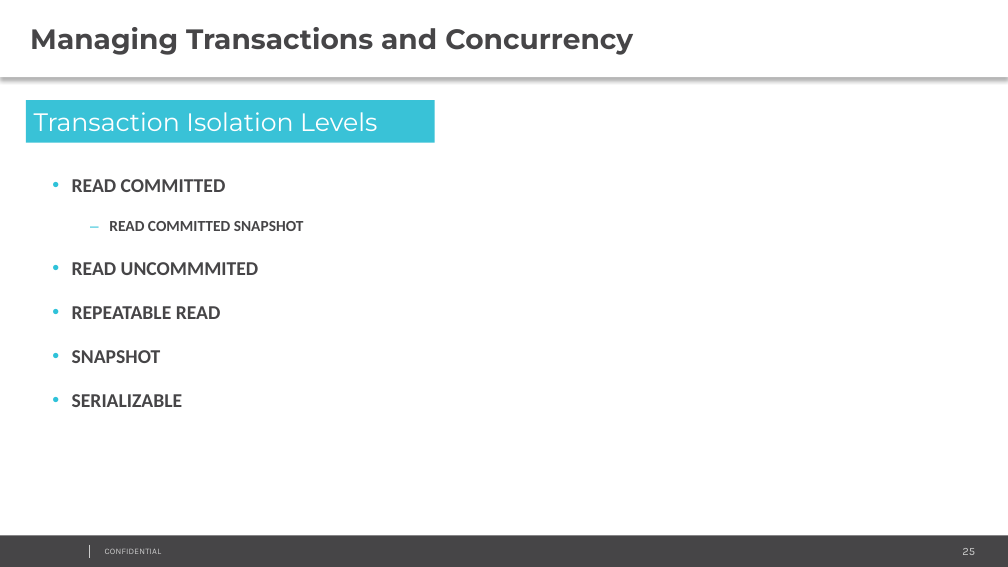
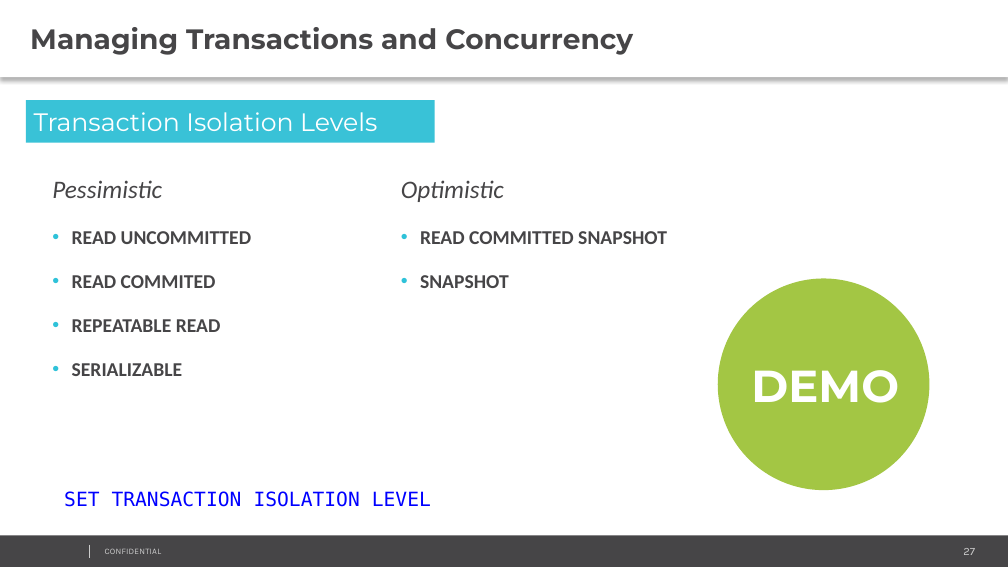
Before and after one commit to AndreyQC/MSBI.Lab, a slide deck: slide 27 of MSBI.Lecture.09/MSBI.Dev.S19E09.pptx (slide 25 before the commit). Drawn at 1008x567 pixels with LibreOffice and Linux fonts; fonts in the diff are those of the drawing; background and template pictures are left out. Boxes give left, top, right and bottom in pixels: in the first picture for what was removed or moved away, otherwise in the second. Text is boxed around its words. In the diff, an @@ line names an element or a change of style, - is before the commit and + after.

```diff
--- a/MSBI.Lecture.09/MSBI.Dev.S19E09.pptx
+++ b/MSBI.Lecture.09/MSBI.Dev.S19E09.pptx
@@ text at <box>52,180,251,288</box>: text changed @@
-    • READ COMMITTED
-      – READ COMMITTED SNAPSHOT
-    • READ UNCOMMMITED
+    Pessimistic
+    • READ UNCOMMITTED
+    • READ COMMITED
@@ text added at <box>401,180,667,288</box>, 14 pt, text #464547, bold @@
+    Optimistic
+    • READ COMMITTED SNAPSHOT
+    • SNAPSHOT
@@ ellipse added at <box>718,278,929,490</box>, fill #A3C644 @@
@@ text at <box>72,350,161,363</box>: paragraph removed @@
-    • SNAPSHOT
@@ text added at <box>751,370,899,403</box>, 32 pt, text #FFFFFF, bold @@
+DEMO
@@ text added at <box>64,491,431,507</box>, 14 pt, text #0000FF @@
+    SET TRANSACTION ISOLATION LEVEL
@@ page number at <box>963,548,975,555</box>: text changed @@
-25
+27
```
Also in this commit, not shown: 8 other slides changed, 6 slides added, 4 slides removed, 20 other files.
